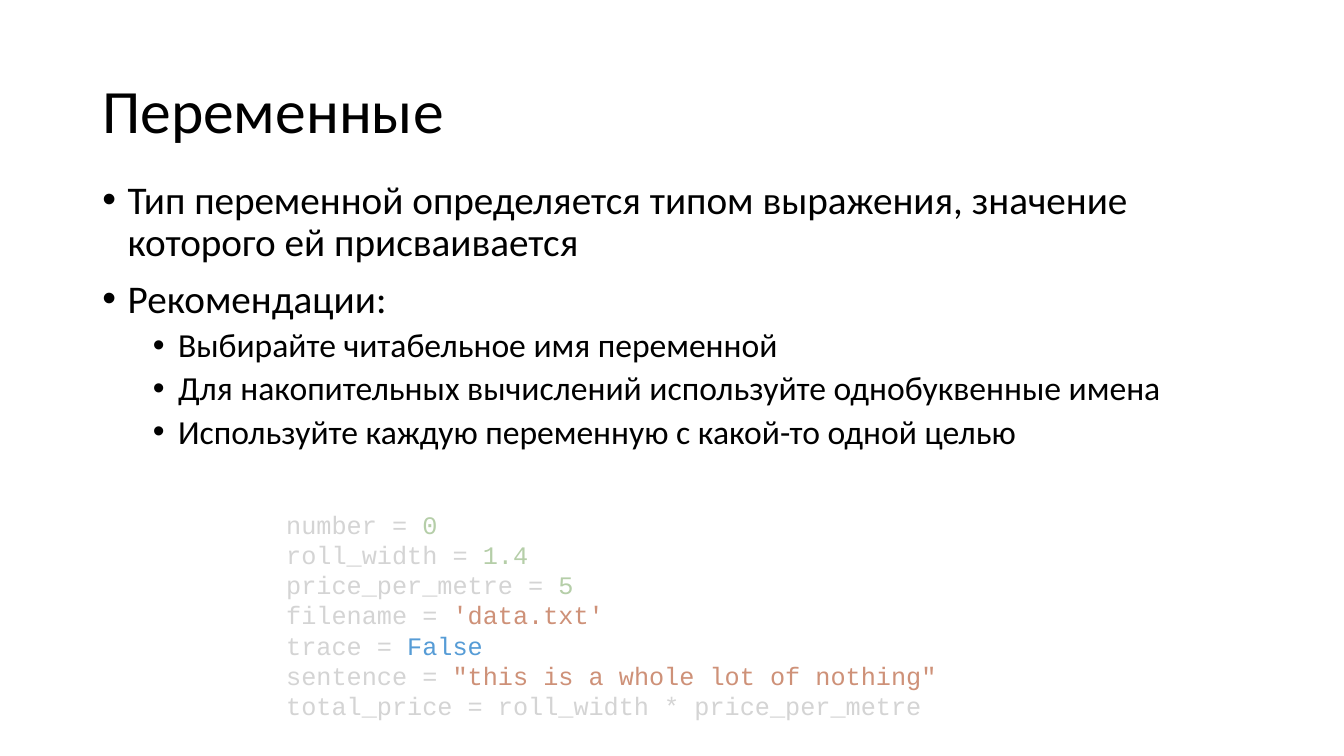
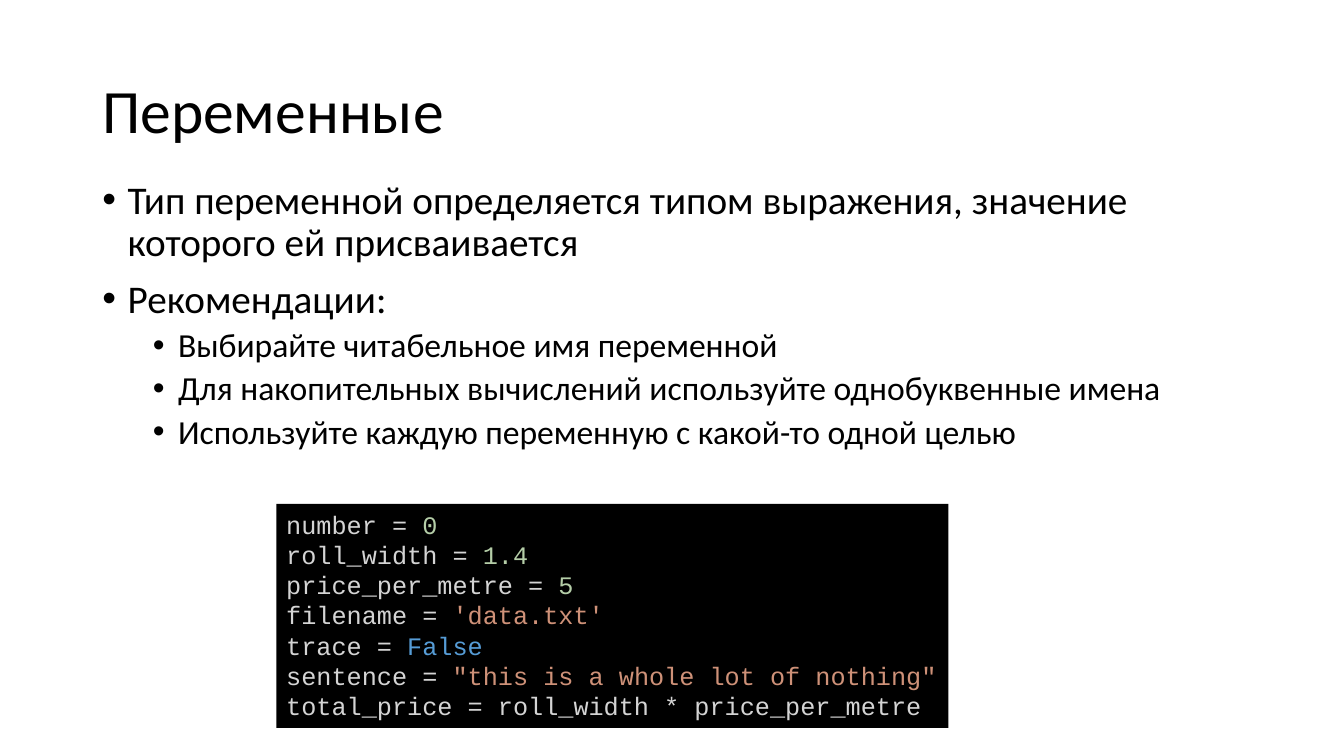
Before and after one commit to paveltsytovich/telegram-course, a slide deck: slide 29 of Presentation/Разработка ботов для телеграмм на Python.pptx. Drawn at 1344x756 pixels with LibreOffice and Linux fonts; fonts in the diff are those of the drawing. Boxes give left, top, right and bottom in pixels: in the first picture for what was removed or moved away, otherwise in the second. Text is boxed around its words. In the diff, an @@ line names an element or a change of style, - is before the commit and + after.

```diff
--- a/Presentation/Разработка ботов для телеграмм на Python.pptx
+++ b/Presentation/Разработка ботов для телеграмм на Python.pptx
@@ rectangle "number = 0": place and size @@
-rectangle "number = 0" at (286,516,936,720)
+rectangle "number = 0" at (276,504,949,728)
@@ rectangle "number = 0" at (276,504,949,728): fill none to #000000 @@
```
Also in this commit, not shown: 23 other slides changed.
